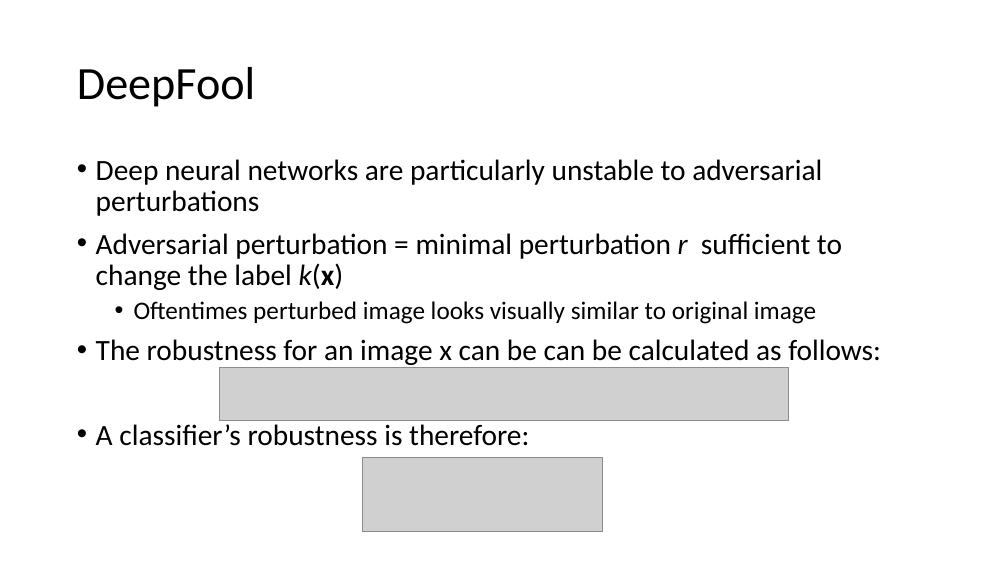
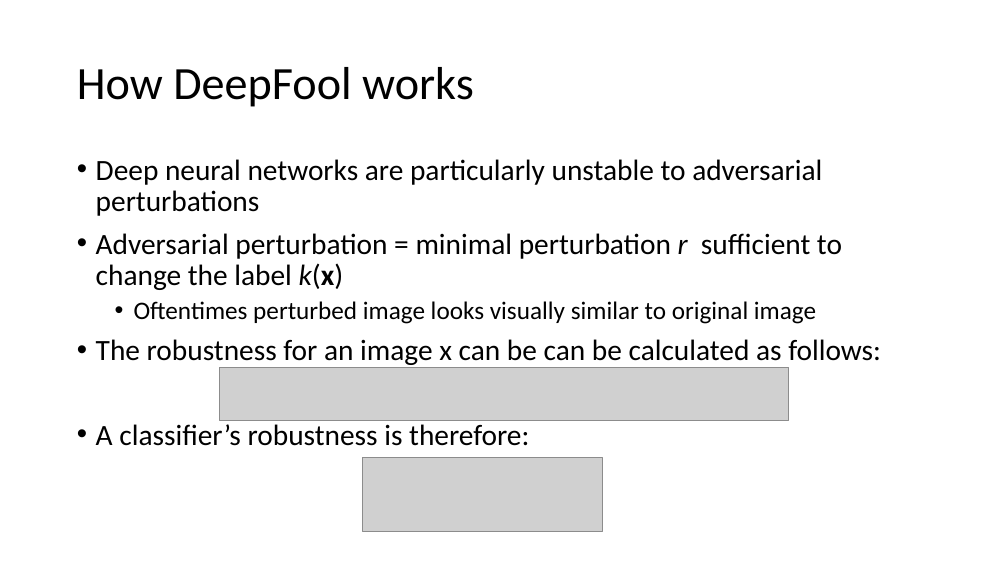
Before and after one commit to karunyas/DeepFool, a slide deck: slide 3 of Docs/Progress slides.pptx. Drawn at 1008x567 pixels with LibreOffice and Linux fonts; fonts in the diff are those of the drawing; grey boxes stand for pictures. Boxes give left, top, right and bottom in pixels: in the first picture for what was removed or moved away, otherwise in the second. Text is boxed around its words. In the diff, an @@ line names an element or a change of style, - is before the commit and + after.

```diff
--- a/Docs/Progress slides.pptx
+++ b/Docs/Progress slides.pptx
@@ title at <box>77,67,474,107</box>: text changed @@
-DeepFool
+How DeepFool works
```
Also in this commit, not shown: 1 other slide changed, 1 slide added, 2 slides removed.
